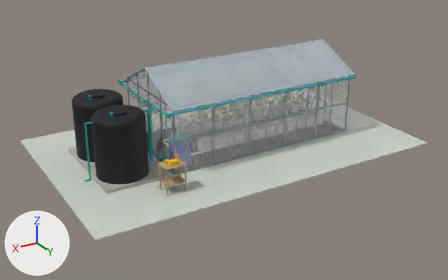
Two versions of the glTF model dist/prototype.glb, one commit apart.
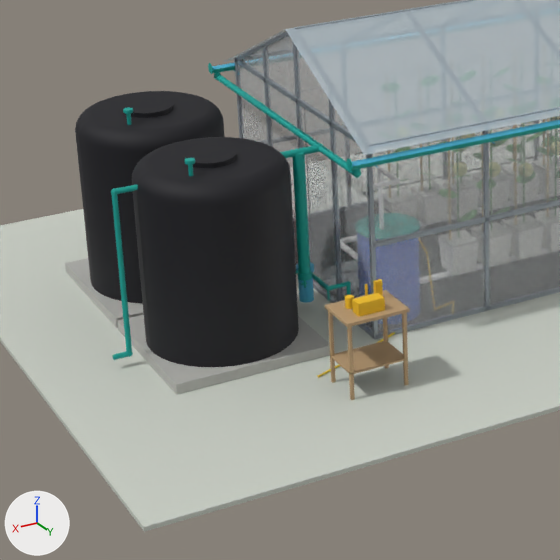
Each version is shown whole from a camera (50 mm lens) standing at (12.64, 16.61, 7.48) and looking at (3.91, 2.06, 0.2), then close up on the part from 10% to 53% of the width and 21% to 90% of the height. Arrows for +X, +Y and +Z are at lower left; the lights stay in place. The older version's two pictures come first.

Before the edit, the objects in view are built like this:
```python
me_cover_net_04_dinding_kasa_insect_net = bpy.data.meshes.new('cover|net|04 Dinding kasa insect net')
me_cover_net_04_dinding_kasa_insect_net.from_pydata(...)  # 28 vertices, 56 faces; spans x 0.0..6.0, y 0.0..3.0, z 0.0..2.6
me_cover_net_04_dinding_kasa_insect_net.materials.append(mat_net)  # white #e1e4e6
me_new_tank_31_tutup_tandon_1 = bpy.data.meshes.new('new|tank|31 Tutup tandon 1')
me_new_tank_31_tutup_tandon_1.from_pydata(...)  # a 42-sided cylinder along z spanning x 7.02..7.48, y 2.121..2.579, z 1.82..1.865
me_new_tank_31_tutup_tandon_1.materials.append(mat_tank)  # black #0d0d16
me_new_tank_35_tutup_tandon_2 = bpy.data.meshes.new('new|tank|35 Tutup tandon 2')
me_new_tank_35_tutup_tandon_2.from_pydata(...)  # a 42-sided cylinder along z spanning x 7.02..7.48, y 0.571..1.029, z 1.82..1.865
me_new_tank_35_tutup_tandon_2.materials.append(mat_tank)  # black #0d0d16
ob_cover_net_04_dinding_kasa_insect_net = bpy.data.objects.new('cover|net|04 Dinding kasa insect net', me_cover_net_04_dinding_kasa_insect_net)
ob_cover_net_04_dinding_kasa_insect_net.location = (0.0, 0.0, 0.0)
ob_new_tank_31_tutup_tandon_1 = bpy.data.objects.new('new|tank|31 Tutup tandon 1', me_new_tank_31_tutup_tandon_1)
ob_new_tank_31_tutup_tandon_1.location = (0.0, 0.0, 0.0)
ob_new_tank_35_tutup_tandon_2 = bpy.data.objects.new('new|tank|35 Tutup tandon 2', me_new_tank_35_tutup_tandon_2)
ob_new_tank_35_tutup_tandon_2.location = (0.0, 0.0, 0.0)
# also in view: 'new|tank|34 Tandon 2 Filtra 2.650 L (baru)' at (7.25, 0.8, 0.96); 'cover|roof|03 Atap plastik UV bening (utara)' at (3.0, 2.3, 2.25); 'new|tank|30 Tandon 1 Filtra 2.650 L (baru)' at (7.25, 2.35, 0.96); 'frame|frame|00 Rangka baja ringan galvanis (sudah ada)' at (2.99, 1.5, 1.31); 'new|new|27 Pipa turun dan pipa ke tandon (baru)' at (6.36, 1.5, 1.73)
```
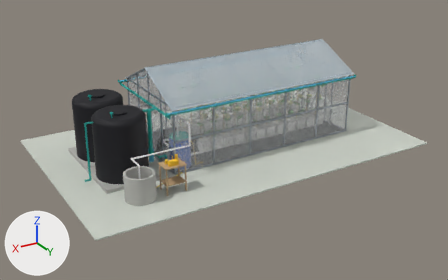
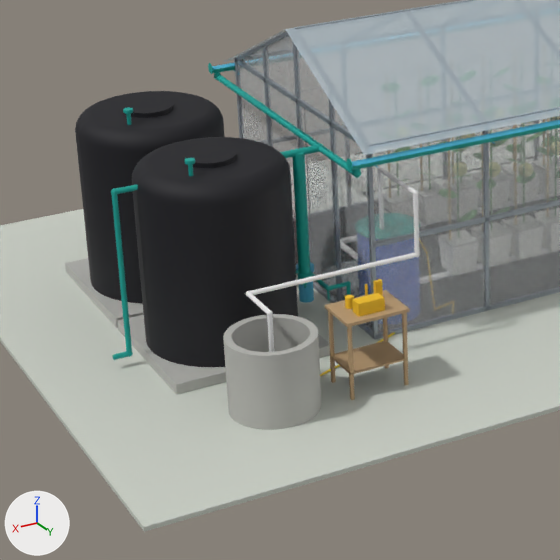
Changed parts and their boxes [x1, y1, x2, y2] in the close-ups (560 x 560 px):
'existing|concrete|20 Sumur (letak dan ukuran perkiraan, sudah ada)', added: after [223, 314, 322, 430]
'existing|pvc|19 Pipa air sumur ke tong, dari atas (dugaan, sudah ada)', added: after [246, 180, 420, 352]

What the commit changed:
Mesh me_existing_concrete_20_sumur__letak_dan_ukuran_perkiraan__sudah_ada is new.
It has 168 vertices, 336 faces and spans x 6.95..7.75, y 3.351..4.149, z 0.0..0.7.
It uses material mat_concrete (grey #b4b4af).
Mesh me_existing_pvc_19_pipa_air_sumur_ke_tong__dari_atas__dugaan__sudah_ada is new.
It has 2677 vertices, 5314 faces and spans x 5.67..7.38, y 2.57..3.78, z 0.35..1.53.
It uses material mat_pvc (white #f5f5f5).
Object 'existing|concrete|20 Sumur (letak dan ukuran perkiraan, sudah ada)' (ob_existing_concrete_20_sumur__letak_dan_ukuran_perkiraan__sudah_ada) is new; it shows me_existing_concrete_20_sumur__letak_dan_ukuran_perkiraan__sudah_ada.
Its location is (0.0, 0.0, 0.0).
Object 'existing|pvc|19 Pipa air sumur ke tong, dari atas (dugaan, sudah ada)' (ob_existing_pvc_19_pipa_air_sumur_ke_tong__dari_atas__dugaan__sudah_ada) is new; it shows me_existing_pvc_19_pipa_air_sumur_ke_tong__dari_atas__dugaan__sudah_ada.
Its location is (0.0, 0.0, 0.0).
